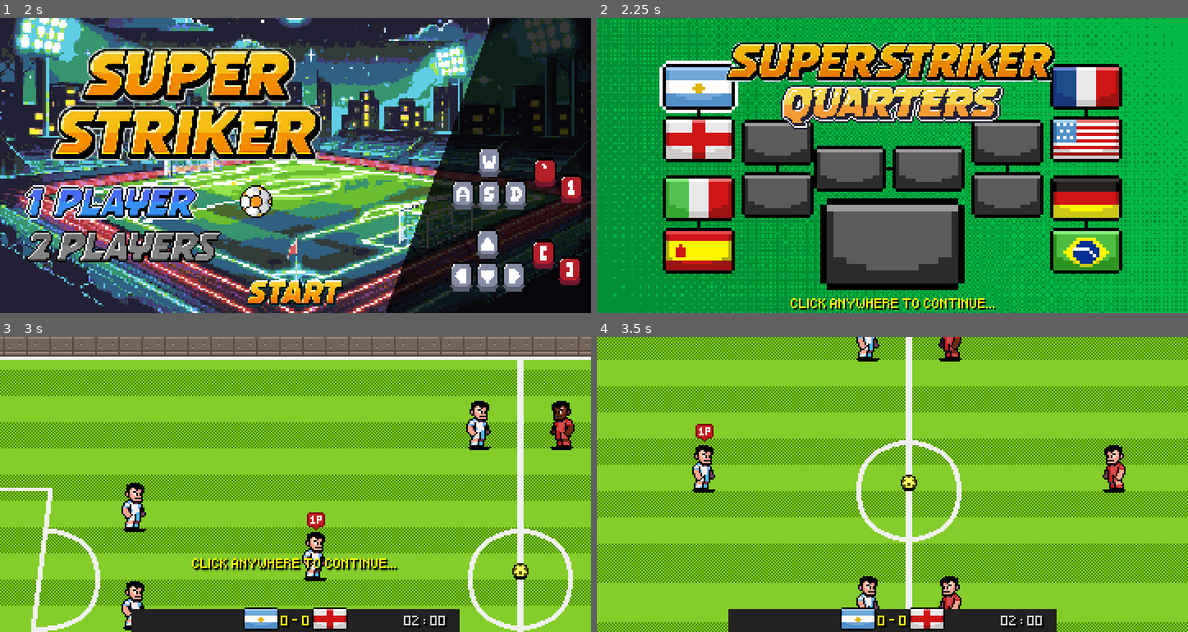
Above: before the commit, frames 1-4 (two rows, left to right).
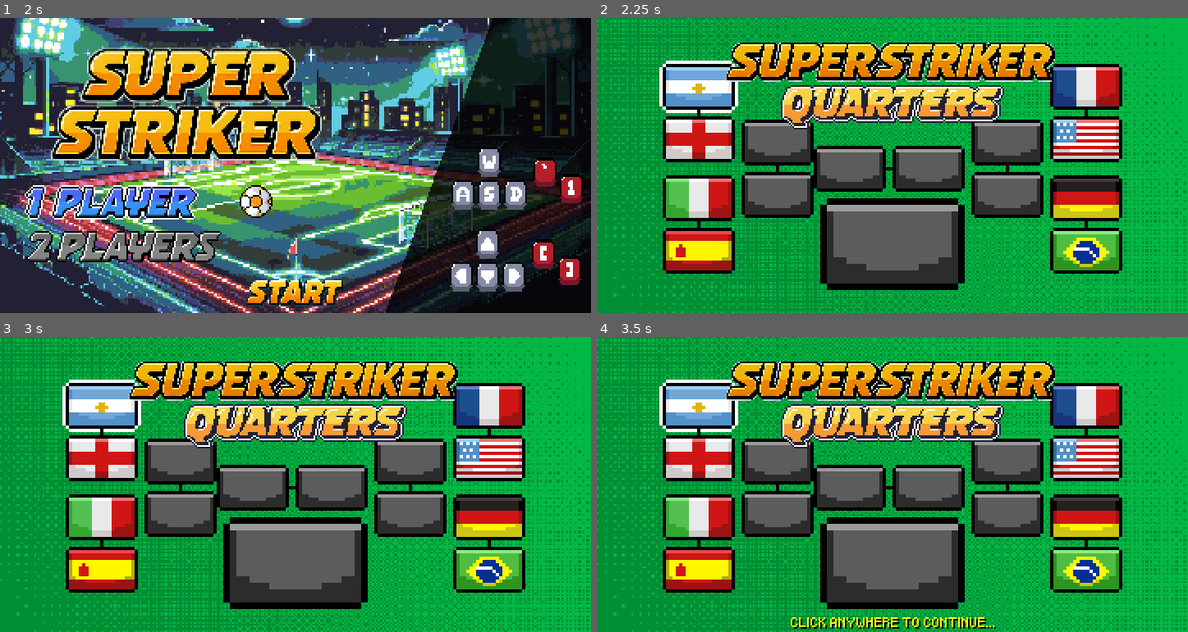
Above: after the commit, the same moments.

Repository: caelondev/Super-Striker
Game: Godot game, scene res://super_striker.tscn
The game is run twice, just before and just after one commit, with the same random seed, the same clock (stepped at 60 frames per second) and the same inputs. The engine's default icon, where the game draws it, is replaced by a stand-in: a white triangle on a blue panel in a dark square.
Inputs (mouse positions are in pixels of both pictures, inside the frame that each line leads up to):
- Up to frame 1 (2 s): tap Enter (ui_accept) at 0.5, 0.77 s; move the mouse to (425, 150) at 0.52 s; hold D (p1_walk_right) 0.53-1.25 s; tap Space (continue) at 0.6 s; click (425, 150) at 0.67 s; drag from (177, 180) to (265, 224) at 1.27 s
- Up to frame 2 (2.25 s): tap Enter (ui_accept) at 2 s; move the mouse to (951, 100) at 2.02 s; hold D (p1_walk_right) from 2.03 s (still down); tap ~ (p1_shoot) at 2.1 s
- Up to frame 3 (3 s): release D (p1_walk_right) at 2.75 s; tap Enter (ui_accept) at 2.75 s; drag from (265, 543) to (118, 440) at 2.77 s
- Up to frame 4 (3.5 s): no input

Frame 1 is identical in both runs. In frame 2, 0.8% of the frame differs, in the area x 32-68%, y 95-99%; in frame 3, 100%, in the area x 0-100%, y 0-100%; in frame 4, 100%.

Commit message:
Fixed gray screen issue, checkout new build in release

Diff:
--- a/scenes/ui/buttons/mobile_button.gd
+++ b/scenes/ui/buttons/mobile_button.gd
@@ -1,14 +1,10 @@
 class_name MobileButton
 extends Node2D
-
-const DEFAULT_TEXTURE := "res://assets/art/ui/Double/Transparent center/panel-transparent-center-015.png"
-const PRESSED_TEXTURE := "res://assets/art/ui/Double/Transparent center/panel-transparent-center-016.png"
 
 @export var action : String
 @export var icon_texture : Texture2D
 @export var skill_cooldown : int
 
-@onready var border_sprite := %Border
 @onready var cooldown_label := %CooldownLabel
 @onready var icon_sprite := %Icon
 @onready var touchscreen_button := %TouchScreenButton
@@ -22,16 +18,7 @@
 func _process(delta: float) -> void:
 	if not is_on_cooldown:
 		touchscreen_button.visible = true
-		border_sprite.modulate.a = 1
 		icon_sprite.modulate.a = 1
 	else:
 		touchscreen_button.visible = false
-		border_sprite.modulate.a = 0.5
 		icon_sprite.modulate.a = 0.5
-
-
-func _on_touch_screen_button_pressed() -> void:
-	border_sprite.texture = load(PRESSED_TEXTURE)
-
-func _on_touch_screen_button_released() -> void:
-	border_sprite.texture = load(DEFAULT_TEXTURE)
--- a/scenes/ui/buttons/mobile_button.tscn
+++ b/scenes/ui/buttons/mobile_button.tscn
@@ -1,6 +1,5 @@
-[gd_scene load_steps=4 format=3 uid="uid://crnp0ep1wiq31"]
+[gd_scene load_steps=3 format=3 uid="uid://crnp0ep1wiq31"]
 
-[ext_resource type="Texture2D" uid="uid://did8nbfafn0g2" path="res://assets/art/ui/Double/Transparent center/panel-transparent-center-015.png" id="3_np57y"]
 [ext_resource type="Script" uid="uid://f65mh7teavpu" path="res://scenes/ui/buttons/mobile_button.gd" id="3_o40ct"]
 [ext_resource type="Texture2D" uid="uid://bohaj8sqelvvk" path="res://icon.svg" id="4_np57y"]
 
@@ -28,14 +27,6 @@
 scale = Vector2(0.1, 0.1)
 centered = false
 
-[node name="Border" type="Sprite2D" parent="."]
-unique_name_in_owner = true
-modulate = Color(0.13592, 0.544692, 0.101723, 1)
-z_index = 1
-position = Vector2(24.2857, 24.2857)
-scale = Vector2(0.5, 0.5)
-texture = ExtResource("3_np57y")
-
 [node name="TouchScreenButton" type="TouchScreenButton" parent="."]
 unique_name_in_owner = true
 modulate = Color(1, 1, 1, 0)
--- a/scenes/ui/screens/main_menu/main_menu_ui.tscn
+++ b/scenes/ui/screens/main_menu/main_menu_ui.tscn
@@ -260,8 +260,8 @@
 
 [node name="Title" type="TextureRect" parent="Background"]
 layout_mode = 0
-offset_left = 14.0
-offset_right = 673.0
+offset_left = 12.0
+offset_right = 671.0
 offset_bottom = 350.0
 scale = Vector2(0.3, 0.3)
 texture = ExtResource("2_xsv71")
--- a/scenes/ui/screens/tournament/tournament.tscn
+++ b/scenes/ui/screens/tournament/tournament.tscn
@@ -167,7 +167,8 @@
 [node name="BracketFlag3" parent="Background/BracketsContainer/QFRightContainer" instance=ExtResource("3_q2jbp")]
 layout_mode = 2
 
-[node name="Label" type="Label" parent="Background"]
+[node name="ClickLabel" type="Label" parent="Background"]
+unique_name_in_owner = true
 layout_mode = 1
 anchors_preset = 7
 anchor_left = 0.5
--- a/scenes/ui/screens/tournament/tournament_screen.gd
+++ b/scenes/ui/screens/tournament/tournament_screen.gd
@@ -7,6 +7,8 @@
 	Tournament.Stage.FINAL: preload("res://assets/art/ui/teamselection/finals-label.png"),
 	Tournament.Stage.COMPLETE: preload("res://assets/art/ui/teamselection/winner-label.png")
 }
+const DURATION_WAIT := 1000
+
 
 @onready var flag_container : Dictionary = {
 	Tournament.Stage.QUARTER_FINALS: [%QFLeftContainer, %QFRightContainer],
@@ -15,11 +17,16 @@
 	Tournament.Stage.COMPLETE: [%WinnerContainer],
 }
 @onready var stage_texture : TextureRect = %StageTexture
+@onready var click_label : Label = %ClickLabel
 
 var player_country : String = GameManager.player_setup[0]
 var tournament : Tournament = null
+var time_since_enter := Time.get_ticks_msec()
 
 func _input(event: InputEvent) -> void:
+	if Time.get_ticks_msec() - time_since_enter < DURATION_WAIT:
+		return
+
 	if event.is_pressed():
 		if tournament.current_stage < Tournament.Stage.COMPLETE:
 			transition_screen(SuperStriker.ScreenType.IN_GAME, screen_data)
@@ -30,6 +37,9 @@
 func _ready() -> void:
 	tournament = screen_data.tournament
 	refresh_brackets()
+
+func _process(delta: float) -> void:
+	click_label.visible = Time.get_ticks_msec() - time_since_enter > DURATION_WAIT
 
 func refresh_brackets() -> void:
 	for stage in range(tournament.current_stage + 1):
